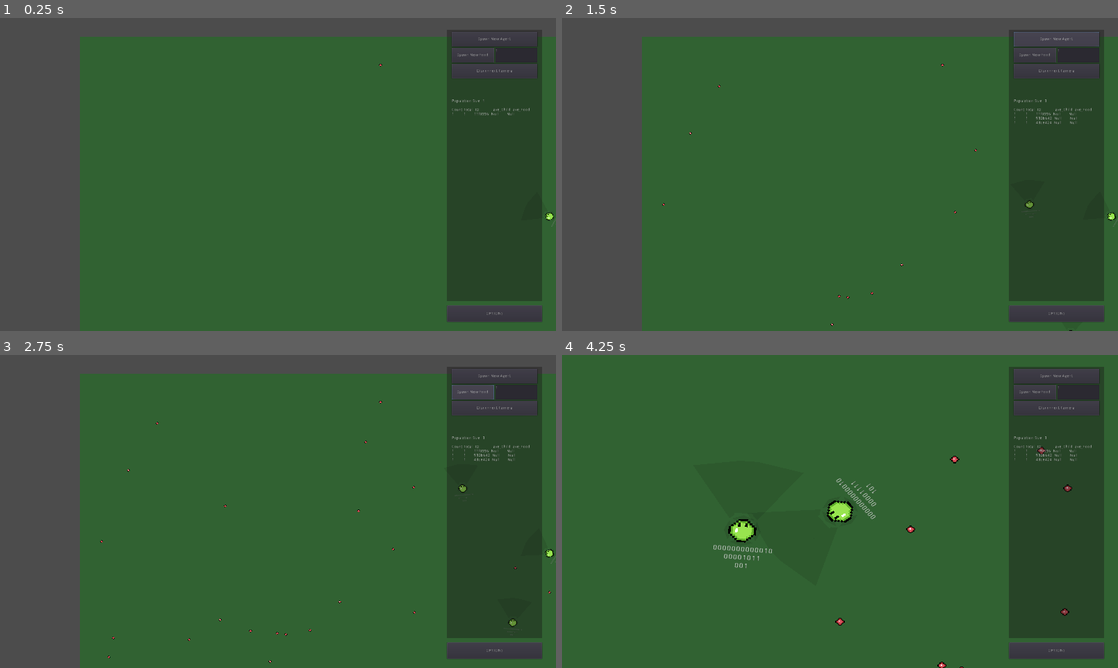
Above: before the commit, frames 1-4 (two rows, left to right).
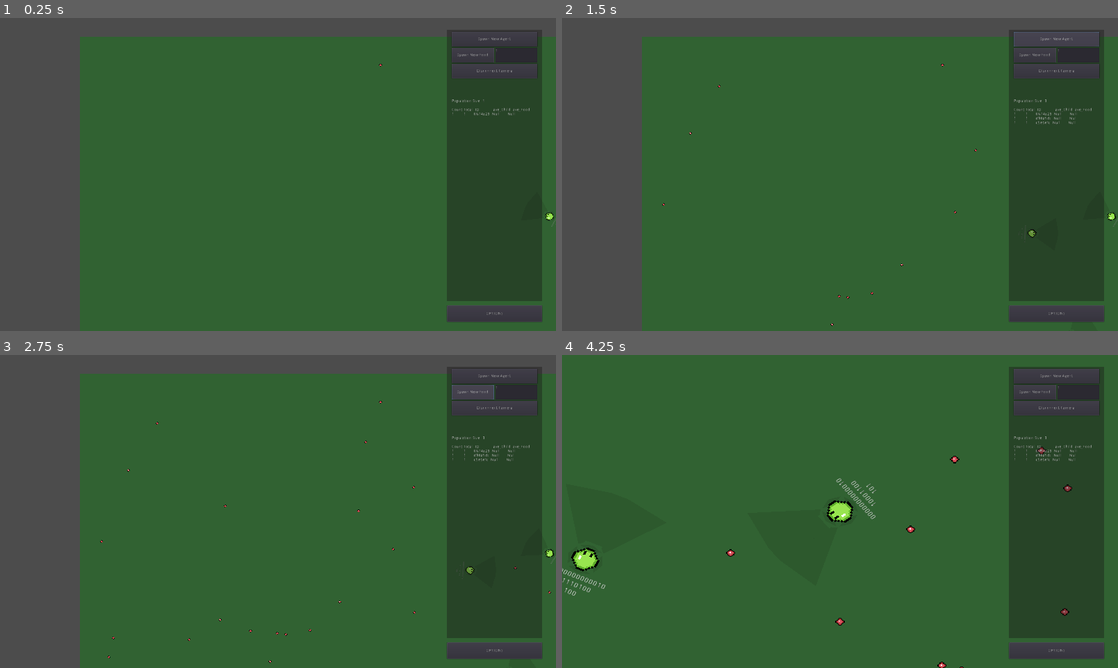
Above: after the commit, the same moments.

Repository: VincentRagusa/AntFarm
Game: Godot game, scene res://World.tscn
Two runs of this game, one before a commit and one after it. Both use one fixed random seed, a clock stepped at 60 frames per second and the inputs below.
Inputs (mouse positions are in pixels of both pictures, inside the frame that each line leads up to):
- Up to frame 1 (0.25 s): no input
- Up to frame 2 (1.5 s): click "Spawn New Agent" at 0.5 s; click "Spawn New Agent" at 1.25 s
- Up to frame 3 (2.75 s): click "Spawn New Food" at 2 s
- Up to frame 4 (4.25 s): click "Spawn New Food" at 2.75 s; click (1112, 552) at 3.52 s

The runs differ from the first frame. In frame 1, less than 0.1% of the frame differs, in the area x 85-93%, y 30-32%; in frame 2, 0.1%; in frame 3, 0.2%; in frame 4, 0.9%, in the area x 0-93%, y 30-77%.

Commit message:
there was a bug in the way Brain.gd was calling Genome.get_value. the bug is corrected and the get_value function is updated to prevent bugs like this in the future.

Diff:
--- a/Agent.gd
+++ b/Agent.gd
@@ -141,15 +141,15 @@
 
 func on_birth(newGenome):
 	Genome.set_genome(newGenome)
-	intensity = Genome.get_value(9)+1 #minimum 1
-	evolvedHungerThreshold = Genome.get_value(120)
+	intensity = Genome.get_value(1,10)
+	evolvedHungerThreshold = Genome.get_value(1,59)
 	Brain.make_from_genome(Genome)
 
 
 func on_spawn():
 	Genome.randomize_genome()
-	intensity = Genome.get_value(9)+1 #minimum 1
-	evolvedHungerThreshold = Genome.get_value(120)
+	intensity = Genome.get_value(1,10)
+	evolvedHungerThreshold = Genome.get_value(1,59)
 	Brain.make_from_genome(Genome)
 
 
--- a/Brain.gd
+++ b/Brain.gd
@@ -96,10 +96,10 @@
 	for g in range(OUTPUT_SIZE + RECURRENT_SIZE):
 		var newGate = []
 		#add input wires
-		newGate.append(genome.get_value(INPUT_SIZE + RECURRENT_SIZE))
-		newGate.append(genome.get_value(INPUT_SIZE + RECURRENT_SIZE))
+		newGate.append(genome.get_value(0,(INPUT_SIZE + RECURRENT_SIZE)-1))
+		newGate.append(genome.get_value(0,(INPUT_SIZE + RECURRENT_SIZE)-1))
 		#add logic table
-		newGate.append(genome.get_value(16+1))
+		newGate.append(genome.get_value(0,(16+1)-1))
 		gates.append(newGate)
 
 func update():
--- a/Genome.gd
+++ b/Genome.gd
@@ -2,8 +2,8 @@
 class_name Genome
 
 # Declare member variables here. Examples:
-var GENOME_LENGTH = (13+7+8)*2 + 7
-var MUTATION_RATE = 0.005
+var GENOME_LENGTH = 25#(13+7+8)*3+2
+var MUTATION_RATE = 1.0/50.0 #0.005
 var sites = [0]
 var readHead = 0
 
@@ -40,7 +40,8 @@
 	return newSites
 
 
-func get_value(maxInt):
-	var result = sites[readHead] % maxInt
+func get_value(minVal:int, maxVal:int) -> int:
+	var valRange = maxVal - minVal
+	var result = minVal + sites[readHead] % (valRange+1)
 	readHead = (readHead + 1) % GENOME_LENGTH
 	return result
